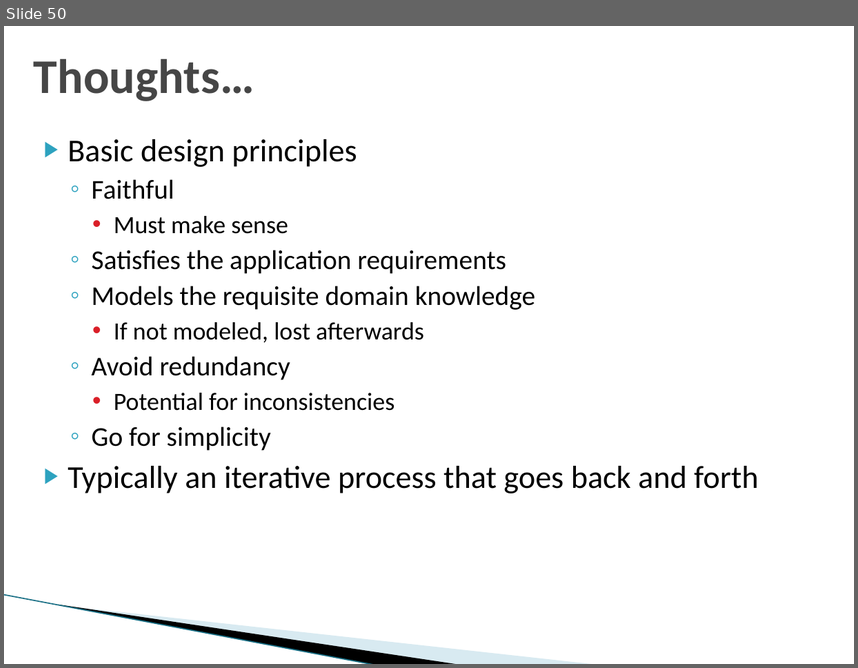
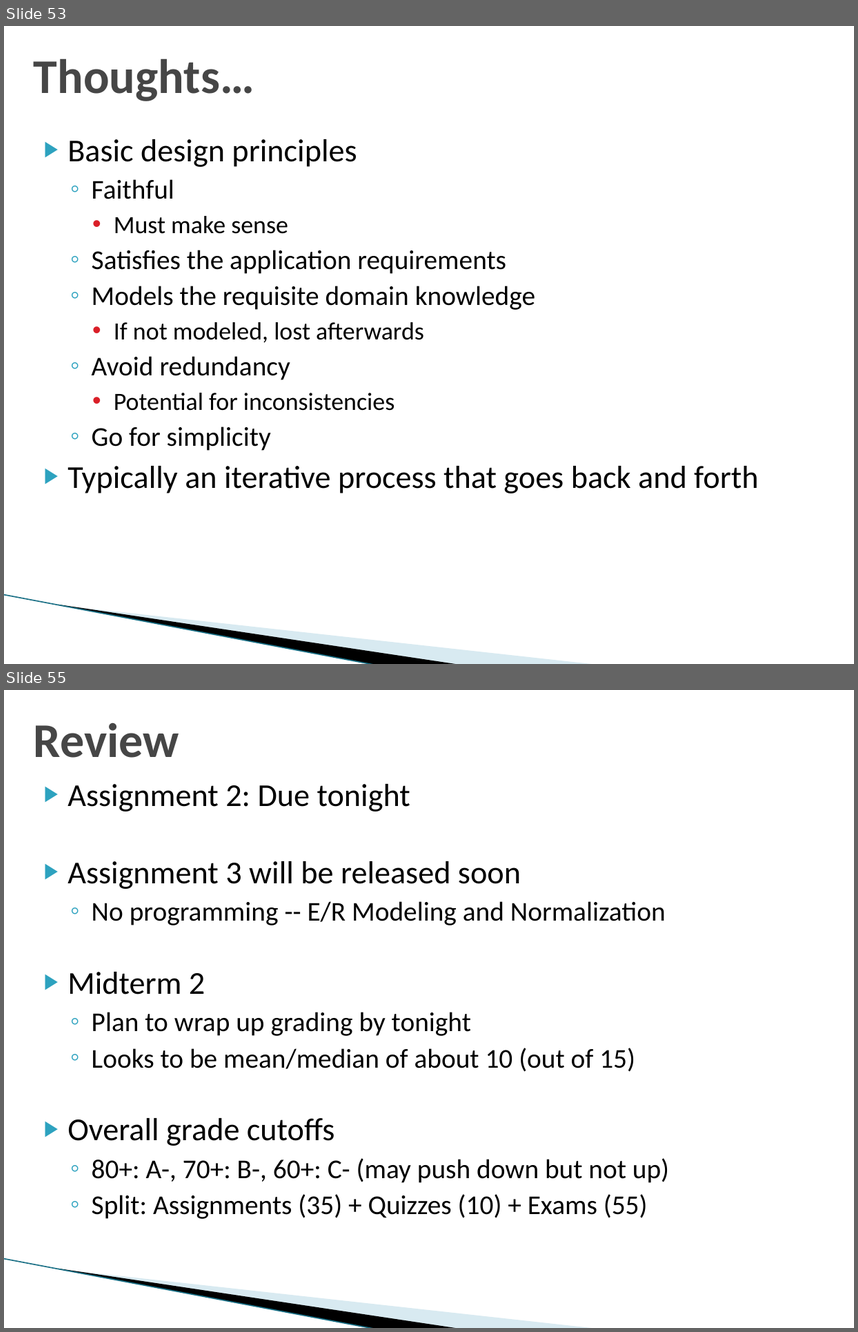
Before and after one commit to umddb/cmsc424-fall2021, a slide deck: Slides/03-E-R-Normalization.pptx. Shown one above the other, each under a label of ours: slide 50 before the commit, slides 53 and 55 after it; the slides between them are not shown. The pictures are 858x668 and 858x1332 pixels, drawn with LibreOffice and Linux fonts; fonts in the diff are those of the drawing; background and template pictures are left out. Boxes give left, top, right and bottom in pixels: in the first picture for what was removed or moved away, otherwise in the second. Text is boxed around its words. In the diff, an @@ line names an element or a change of style, - is before the commit and + after.

```diff
--- a/Slides/03-E-R-Normalization.pptx
+++ b/Slides/03-E-R-Normalization.pptx
@@ slide 55 added at (4, 690, 854, 1328), background #FFFFFF; not listed: 3 template elements that a slide beside it also shows @@
@@ title added at (34, 723, 179, 758), 41 pt, text #464646, bold @@
+Review
@@ text added at (67, 784, 669, 1219), 23 pt, text #000000 @@
+▶ Assignment 2: Due tonight
+▶ Assignment 3 will be released soon
+  ◦ No programming -- E/R Modeling and Normalization
+▶ Midterm 2
+  ◦ Plan to wrap up grading by tonight
+  ◦ Looks to be mean/median of about 10 (out of 15)
+▶ Overall grade cutoffs
+  ◦ 80+: A-, 70+: B-, 60+: C- (may push down but not up)
+  ◦ Split: Assignments (35) + Quizzes (10) + Exams (55)
@@ what was slide 50 is now slide 53 @@
```
Also in this commit, not shown: 5 slides changed, 4 other slides added, 1 slide removed, 1 other file.
